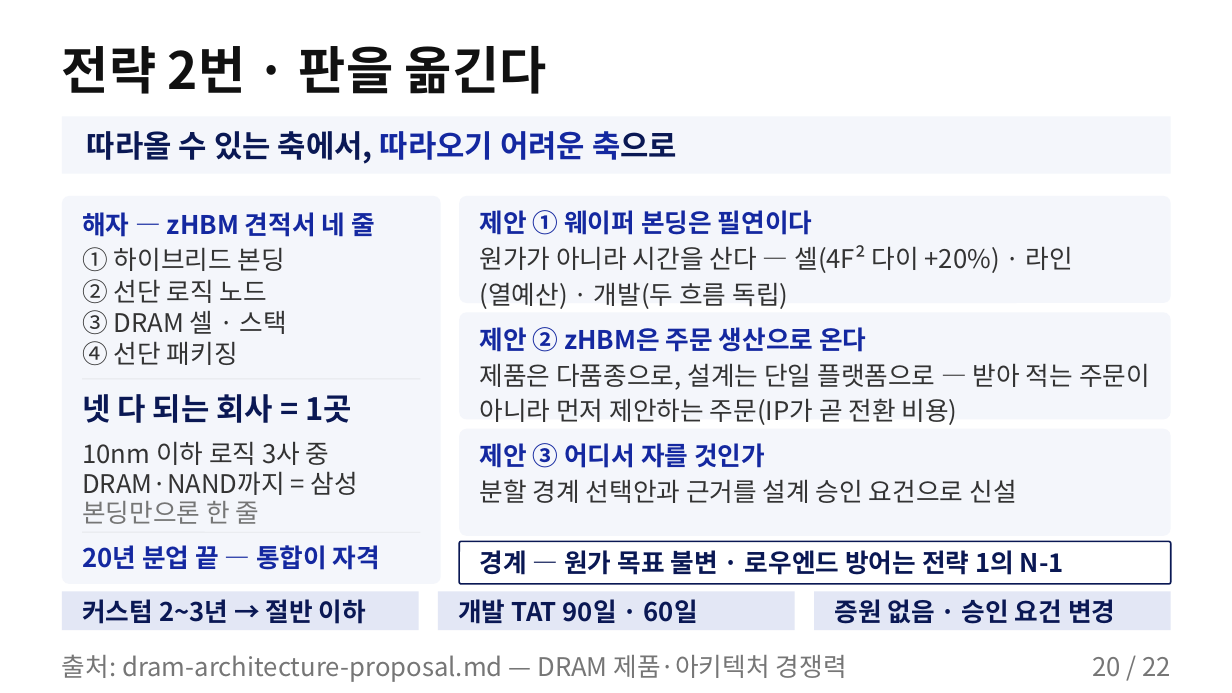
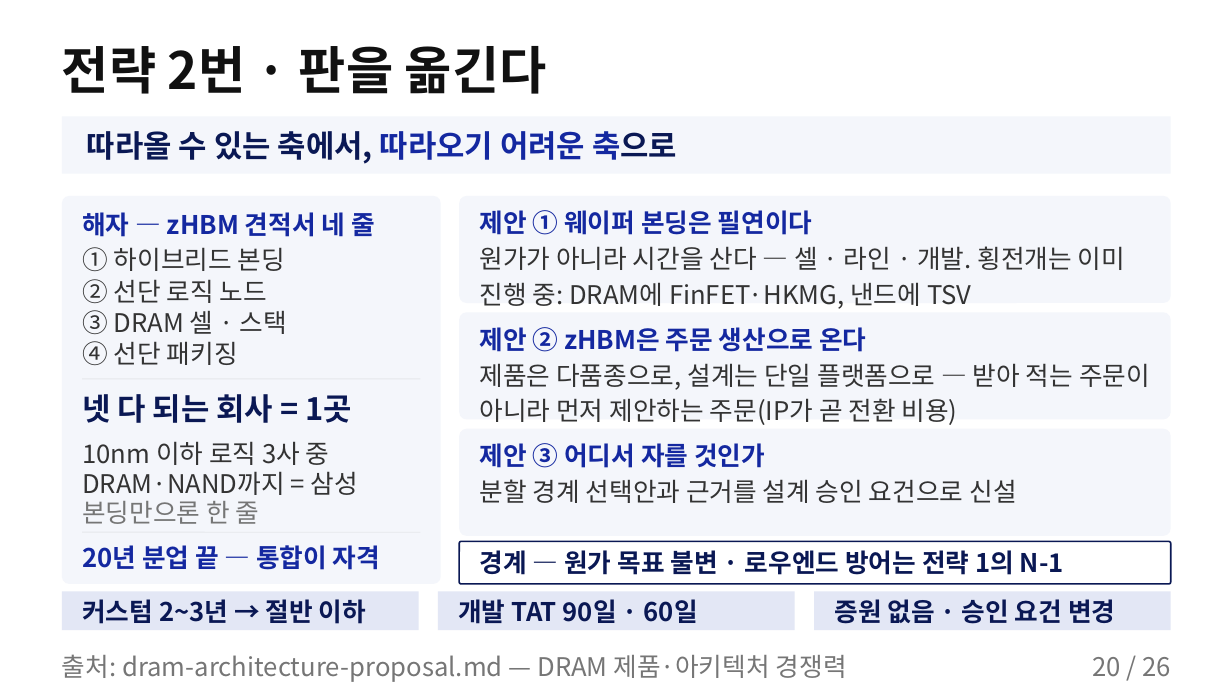
Before and after one commit to k31001/action-learning, a slide deck: slide 20 of outputs/presentation/storyline-common-overview.pptx. Drawn at 1232x693 pixels with LibreOffice and Linux fonts; fonts in the diff are those of the drawing. Boxes give left, top, right and bottom in pixels: in the first picture for what was removed or moved away, otherwise in the second. Text is boxed around its words. In the diff, an @@ line names an element or a change of style, - is before the commit and + after.

```diff
--- a/outputs/presentation/storyline-common-overview.pptx
+++ b/outputs/presentation/storyline-common-overview.pptx
@@ text at [480,246,1125,309]: text changed @@
-원가가 아니라 시간을 산다 — 셀(4F² 다이 +20%) · 라인(열예산) · 개발(두 흐름 독립)
+원가가 아니라 시간을 산다 — 셀 · 라인 · 개발. 횡전개는 이미 진행 중: DRAM에 FinFET·HKMG, 낸드에 TSV
@@ text at [1092,657,1171,677]: text changed @@
-20 / 22
+20 / 26
```
Also in this commit, not shown: 18 other slides changed, 6 slides added, 2 slides removed, 4 other files.
